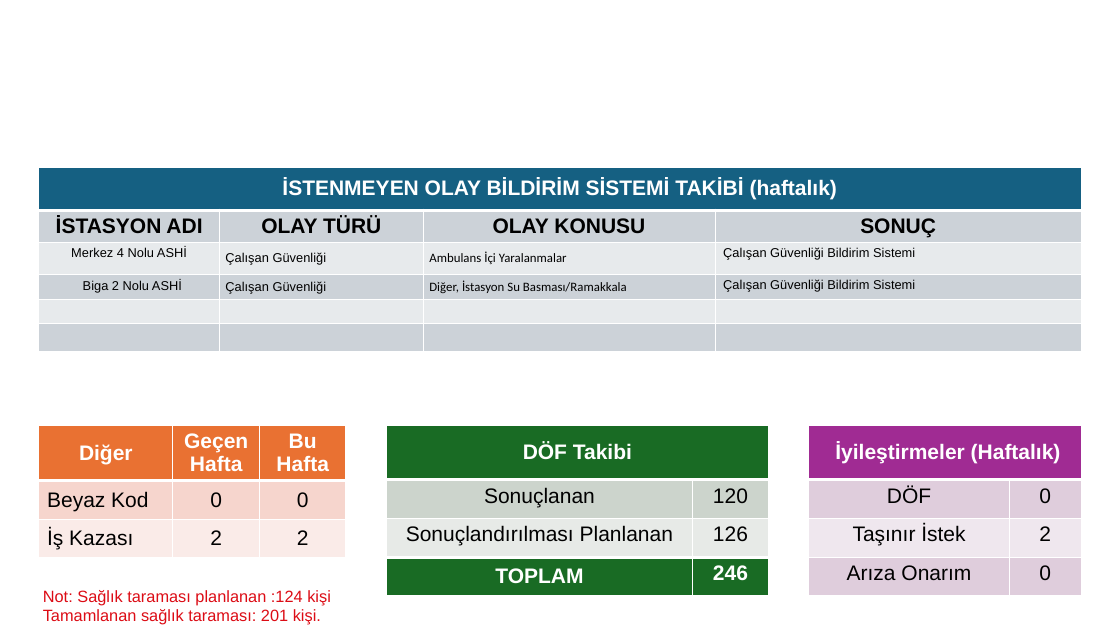
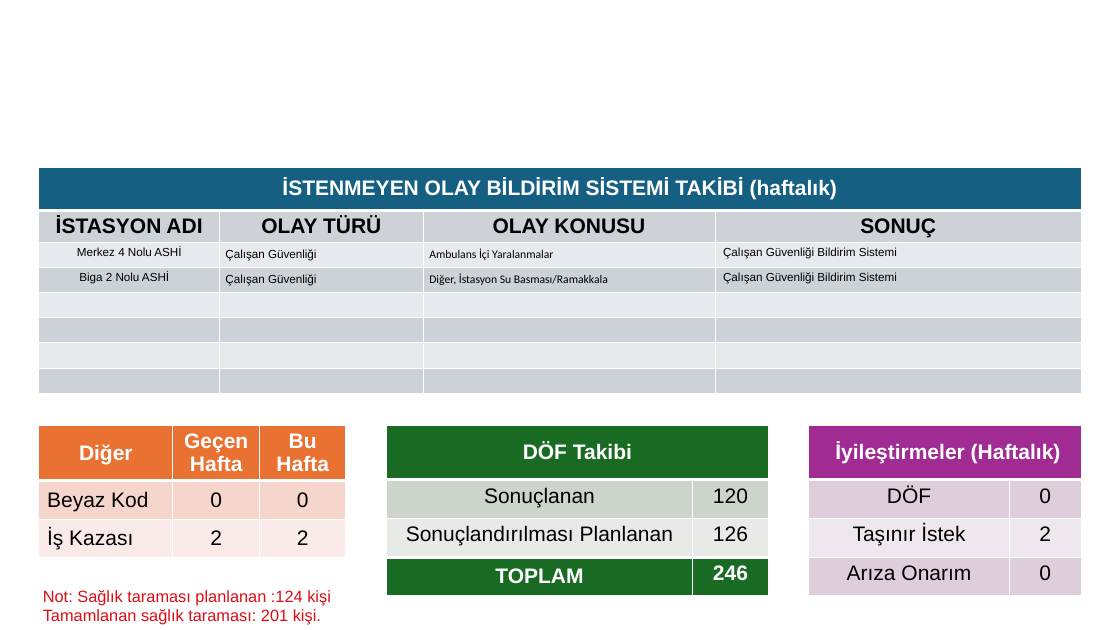
Before and after one commit to Canakkale112AcilSaglik/iasb, a slide deck: slide 12 of bulten-template.pptx. Drawn at 1120x630 pixels with LibreOffice and Linux fonts; fonts in the diff are those of the drawing; background and template pictures are left out. Boxes give left, top, right and bottom in pixels: in the first picture for what was removed or moved away, otherwise in the second. Text is boxed around its words. In the diff, an @@ line names an element or a change of style, - is before the commit and + after.

```diff
--- a/bulten-template.pptx
+++ b/bulten-template.pptx
@@ table at (39, 167, 1082, 390) @@
+row 7:  |  |  | 
+row 8:  |  |  | 
```
Also in this commit, not shown: 3 other files.
